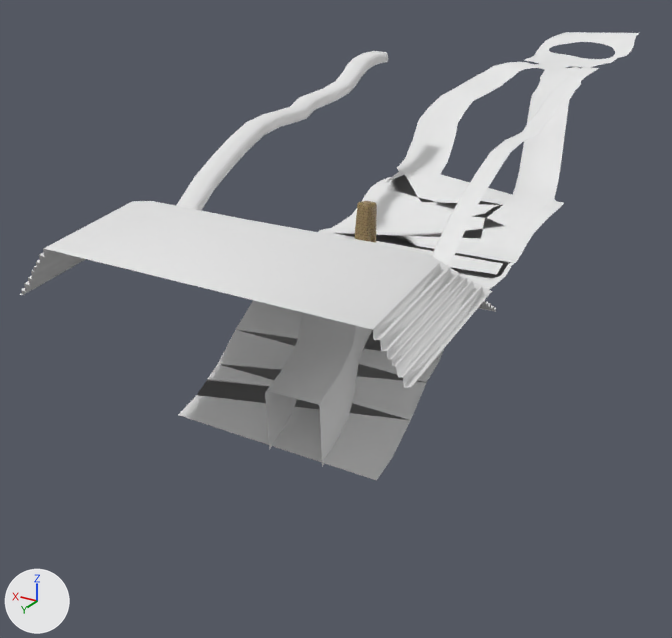
The Blender file Blender Models/SandGlide/SandGlideNEW.blend: old version first, new version second.
Camera for both pictures: a 50 mm lens placed at (-53.7, 154.6, 22.3), pointed at (9.8, 48.7, -30.7). Lighting does not change. The marker at lower left points along +X, +Y and +Z. The same objects are shown in both versions, whatever each file hides.

The older version as bpy lines, for what is in view:
```python
me_meshid1_name_004 = bpy.data.meshes.new('meshId1_name.004')
me_meshid1_name_004.from_pydata(...)  # 547 vertices, 471 faces; spans x -21.3..12.3, y -31.5..86.6, z -28.0..5.1
me_meshid1_name_004.materials.append(mat_m17rockwall01_v)  # its picture is missing
# before: 29 (8.2, 38.0, -12.9) at pixel (383, 183), 30 (8.1, 36.1, -12.9), 90 (8.1, 40.0, -13.2) at pixel (377, 188), 145 (5.1, 37.5, -11.3) at pixel (404, 174)
me_plane_004 = bpy.data.meshes.new('Plane.004')
me_plane_004.from_pydata(...)  # 864 vertices, 991 faces; spans x -20.6..28.8, y 24.8..61.6, z -21.2..4.2
# faces by material slot: [374, 91, 526]
me_plane_004.materials.append(mat_material_002)  # its picture is missing
me_plane_004.materials.append(mat_material)  # white #e7e7e7
me_plane_004.materials.append(mat_material_001)  # its picture is missing
me_plane_008 = bpy.data.meshes.new('Plane.008')
me_plane_008.from_pydata(...)  # 72 vertices, 61 faces; spans x -2.31..0.31, y 58.51..61.32, z -17.17..-9.01
me_plane_008.materials.append(mat_kz_sdblock00_png)  # picture img_kz_sdblock00_png
ob_mesh_1_004 = bpy.data.objects.new('mesh-1.004', me_meshid1_name_004)
ob_mesh_1_004.location = (0.0, 0.0, 0.0)
ob_plane_006 = bpy.data.objects.new('Plane.006', me_plane_008)
ob_plane_006.location = (0.0, 0.0, 0.0)
ob_pryamid_001 = bpy.data.objects.new('PRYAMID.001', me_plane_004)
ob_pryamid_001.location = (-6.7, 39.6, -7.2)
```
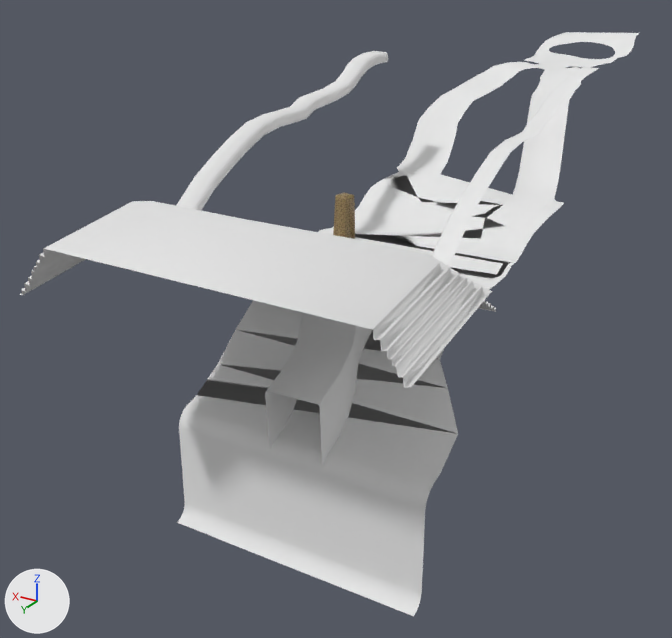
Location of each change, [x1, y1, x2, y2] in pixels of the pictures (672 x 638 px; the box of a moved part takes in the faces that stretch with it):
'mesh-1.004', reshaped (30% taller): before [176, 32, 639, 481]; after [176, 32, 639, 616]
'Plane.006', reshaped: before [354, 201, 377, 243]; after [333, 193, 355, 239]
part 2 of me_meshid1_name_004, moved or reshaped: [365, 168, 437, 202] in both
part 3 of me_meshid1_name_004, built on: before [178, 330, 440, 481]; after [177, 330, 458, 616]

Patch to the scene script:
```diff
--- a/Blender Models/SandGlide/SandGlideNEW.blend.py
+++ b/Blender Models/SandGlide/SandGlideNEW.blend.py
@@ me_plane_008 @@
 me_plane_008.from_pydata(...)  # 72 vertices, 61 faces; spans x -2.31..0.31, y 58.51..61.32, z -17.17..-9.01
 # used by ob_plane_006; location = (0.0, 0.0, 0.0)
+# me_plane_008 part 1: the whole mesh is multiplied about its middle by the matrix ((1.0, 0.005, 0.005), (-0.005, 0.999, 0.036), (-0.005, -0.036, 0.999)), then moved by (2.98, 0.01, 0.56)
 me_plane_008.materials.append(mat_kz_sdblock00_png)
@@ me_meshid1_name_004 @@
 # used by ob_mesh_1_004; location = (0.0, 0.0, 0.0)
 # verts and faces of me_meshid1_name_004; kept vertices keep their numbers, new ones are numbered from 547
-me_meshid1_name_004.from_pydata(...)  # 547 vertices, 471 faces; spans x -21.3..12.3, y -31.5..86.6, z -28.0..5.1
+me_meshid1_name_004.from_pydata(...)  # 568 vertices, 480 faces; spans x -22.7..12.3, y -31.5..88.1, z -41.1..5.1
+# me_meshid1_name_004 part 2
+for i in [29, 30, 90]: verts[i] += (0.0, 0.0, 0.7)
+verts[145] = (4.8, 37.5, -11.4)  # moved, pixel (406, 175)
+# me_meshid1_name_004 part 3
+# 2 vertices are removed from x -17.4..7.2, y 86.3..86.6, z -28.0..-27.6
+# 1 face is deleted
+# 3 vertices move from x -17.4..-16.9, y 74.8..83.0, z -27.0..-22.4 to x -22.7..-19.4, y 74.8..83.0, z -27.0..-22.4
+# 16 vertices are added at x -22.7..7.2, y 84.8..88.1, z -41.1..-27.5
+# 7 new vertices lie (29.9, 0.3, 0.4) away from vertices in x -22.7, y 84.8..86.4, z -39.9..-27.5
+# 10 new faces join them
 me_meshid1_name_004.materials.append(mat_m17rockwall01_v)
```
